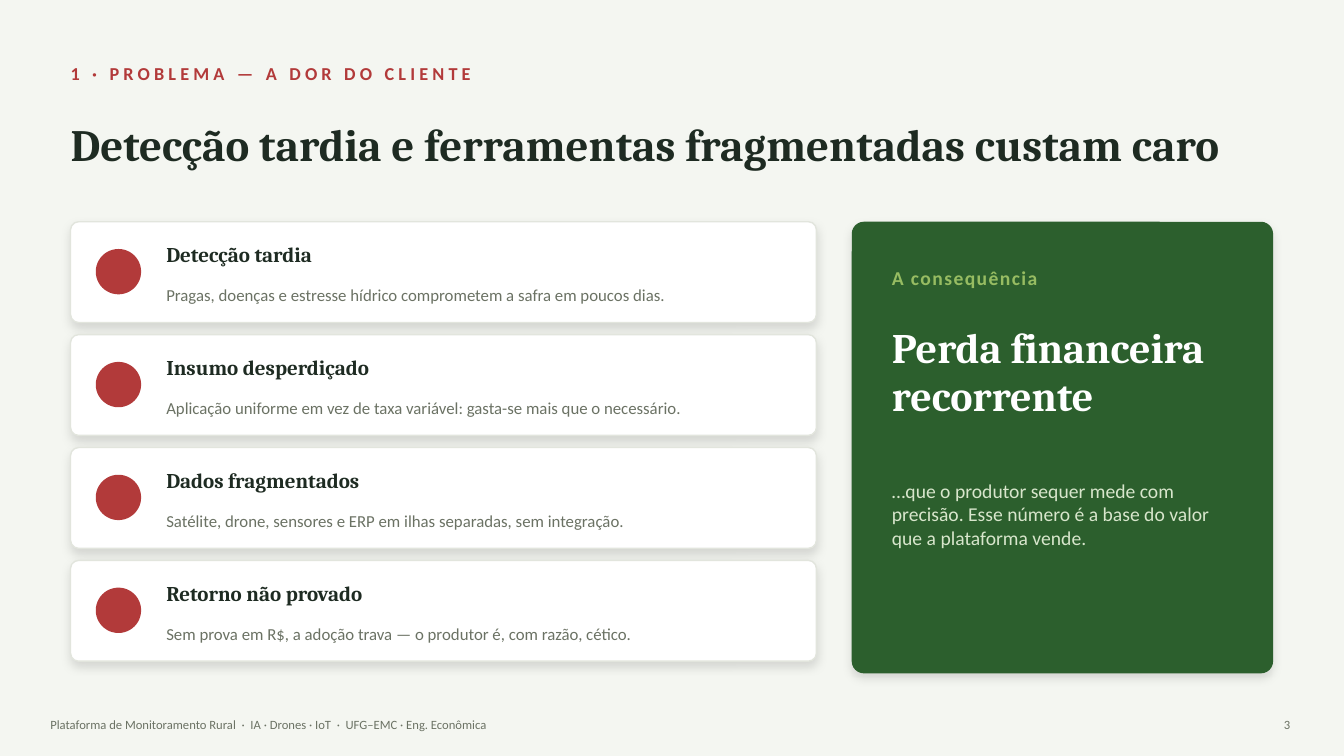
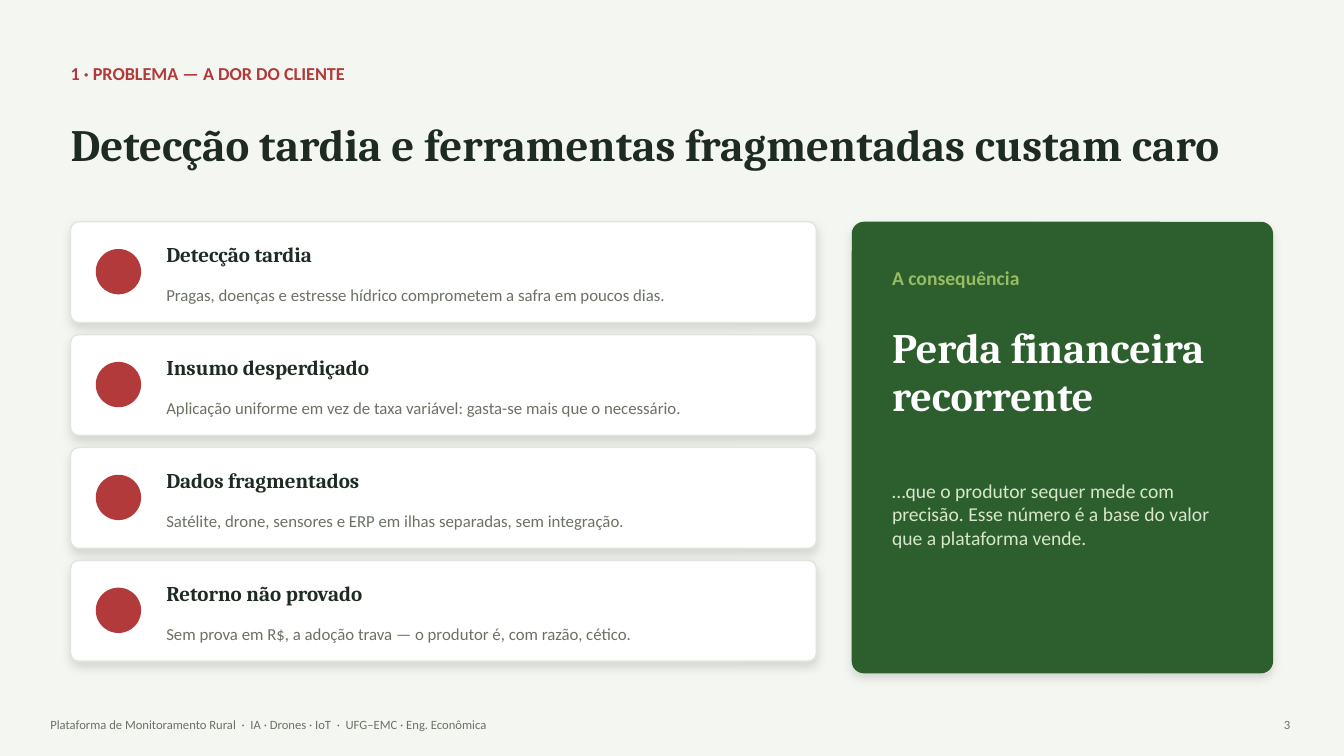
Before and after one commit to higorfs295/eng_eco, a slide deck: slide 3 of docs/apresentação/apresentacao_pitch.pptx. Drawn at 1344x756 pixels with LibreOffice and Linux fonts; fonts in the diff are those of the drawing. Boxes give left, top, right and bottom in pixels: in the first picture for what was removed or moved away, otherwise in the second. Text is boxed around its words. In the diff, an @@ line names an element or a change of style, - is before the commit and + after.

```diff
--- a/docs/apresentação/apresentacao_pitch.pptx
+++ b/docs/apresentação/apresentacao_pitch.pptx
@@ text "1 · PROBLEMA — A ..." at bbox=[71, 68, 345, 80]: letter spacing 3 to 0 pt @@
@@ text "A consequência" at bbox=[892, 271, 1019, 288]: letter spacing 1 to 0 pt @@
```
Also in this commit, not shown: 8 other slides changed, 1 slide added, 4 other files.
